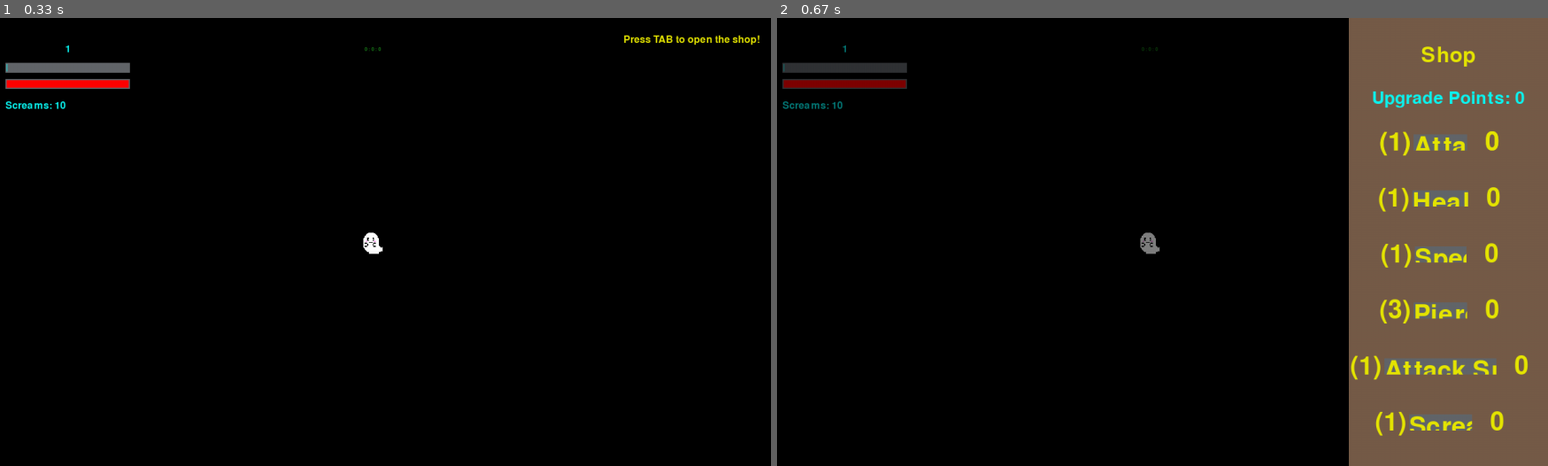
Above: before the commit, frames 1-2 (left to right).
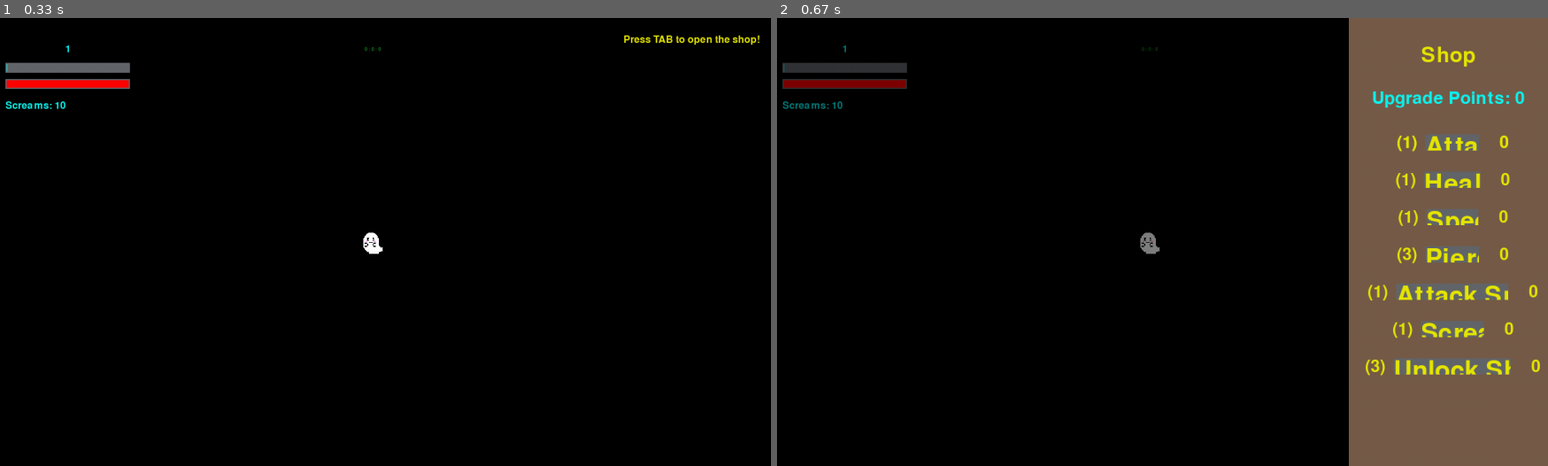
Above: after the commit, the same moments.

Repository: gamingkitty/Pygame-Projects
Game: pygame game, started from games/ghostGame/main_ghost_game.py
Same seed, same stepped clock (60 frames per second), same inputs: the game is played once before the commit and once after it.
Inputs:
- Up to frame 1 (0.33 s): no input
- Up to frame 2 (0.67 s): tap Tab at 0.33 s

Frame 1 is identical in both runs. In frame 2, 3.9% of the frame differs, in the area x 74-99%, y 25-94%.

Commit message:
Shop hud fixed with scale

Diff:
--- a/games/ghostGame/main_ghost_game.py
+++ b/games/ghostGame/main_ghost_game.py
@@ -84,13 +84,13 @@
 
     #shop items
     #price, price_increase, display_text, text_color, font_size, background_color, size, location, upgrade_type, upgrade_amount, max_amount
-    attack_upgrade = shopitem.ShopItem(1, 1, "Attack", YELLOW, 60, DARK_GRAY, (int(130 * screen_scaler), int(40 * screen_scaler)), (screen_width * 0.865, 200), "attack", 5, 15)
-    hp_upgrade = shopitem.ShopItem(1, 1, "Health", YELLOW, 60, DARK_GRAY, (int(135 * screen_scaler), int(40 * screen_scaler)), (screen_width * 0.865, 290), "hp", 50, 30)
-    speed_upgrade = shopitem.ShopItem(1, 2, "Speed", YELLOW, 60, DARK_GRAY, (int(125 * screen_scaler), int(40 * screen_scaler)), (screen_width * 0.865, 380), "speed", 1, 10)
-    pierce_upgrade = shopitem.ShopItem(3, 3, "Pierce", YELLOW, 60, DARK_GRAY, (int(130 * screen_scaler), int(40 * screen_scaler)), (screen_width * 0.865, 470), "pierce", 1, 5)
-    attack_speed_upgrade = shopitem.ShopItem(1, 1, "Attack Speed", YELLOW, 60, DARK_GRAY, (int(270 * screen_scaler), int(40 * screen_scaler)), (screen_width * 0.865, 560), "attack_speed", 5, 10)
-    bullets_upgrade = shopitem.ShopItem(1, 0, "Screams", YELLOW, 60, DARK_GRAY, (int(152 * screen_scaler), int(40 * screen_scaler)), (screen_width * 0.865, 650), "max_bullets", 10, 5)
-    shield_unlock_upgrade = shopitem.ShopItem(3, 0, "Unlock Shield", YELLOW, 60, DARK_GRAY, (int(282 * screen_scaler), int(40 * screen_scaler)), (screen_width * 0.865, 740), "shield_unlock", 2, 1)
+    attack_upgrade = shopitem.ShopItem(1, 1, "Attack", YELLOW, 60, DARK_GRAY, (int(130 * screen_scaler), int(40 * screen_scaler)), (screen_width * 0.88, 200), "attack", 5, 15)
+    hp_upgrade = shopitem.ShopItem(1, 1, "Health", YELLOW, 60, DARK_GRAY, (int(135 * screen_scaler), int(40 * screen_scaler)), (screen_width * 0.88, 200 + int(90 * screen_scaler)), "hp", 50, 30)
+    speed_upgrade = shopitem.ShopItem(1, 2, "Speed", YELLOW, 60, DARK_GRAY, (int(125 * screen_scaler), int(40 * screen_scaler)), (screen_width * 0.88, 200 + int(180 * screen_scaler)), "speed", 1, 10)
+    pierce_upgrade = shopitem.ShopItem(3, 3, "Pierce", YELLOW, 60, DARK_GRAY, (int(130 * screen_scaler), int(40 * screen_scaler)), (screen_width * 0.88, 200 + int(270 * screen_scaler)), "pierce", 1, 5)
+    attack_speed_upgrade = shopitem.ShopItem(1, 1, "Attack Speed", YELLOW, 60, DARK_GRAY, (int(270 * screen_scaler), int(40 * screen_scaler)), (screen_width * 0.88, 200 + int(360 * screen_scaler)), "attack_speed", 5, 10)
+    bullets_upgrade = shopitem.ShopItem(1, 0, "Screams", YELLOW, 60, DARK_GRAY, (int(152 * screen_scaler), int(40 * screen_scaler)), (screen_width * 0.88, 200 + int(450 * screen_scaler)), "max_bullets", 10, 5)
+    shield_unlock_upgrade = shopitem.ShopItem(3, 0, "Unlock Shield", YELLOW, 60, DARK_GRAY, (int(282 * screen_scaler), int(40 * screen_scaler)), (screen_width * 0.88, 200 + int(540 * screen_scaler)), "shield_unlock", 2, 1)
 
     #relics
     medpack_relic = relic.Relic(pygame.image.load("Sprites/Relics/medpackrelic.png"), (int(120 * screen_scaler), int(200 * screen_scaler)),
@@ -190,14 +190,14 @@
         SCREEN.blit(shop_surface, shop_rectangle)
         draw_text("Shop", YELLOW, 75, screen_width * 0.875, 60)
         draw_text("Upgrade Points: " + str(ghost_player.upgrade_points), BLUE, 63, screen_width * 0.875, 130)
-        attack_upgrade.load(SCREEN)
-        attack_upgrade.load(SCREEN)
-        hp_upgrade.load(SCREEN)
-        speed_upgrade.load(SCREEN)
-        pierce_upgrade.load(SCREEN)
-        attack_speed_upgrade.load(SCREEN)
-        bullets_upgrade.load(SCREEN)
-        shield_unlock_upgrade.load(SCREEN)
+        attack_upgrade.load(SCREEN, screen_scaler)
+        attack_upgrade.load(SCREEN, screen_scaler)
+        hp_upgrade.load(SCREEN, screen_scaler)
+        speed_upgrade.load(SCREEN, screen_scaler)
+        pierce_upgrade.load(SCREEN, screen_scaler)
+        attack_speed_upgrade.load(SCREEN, screen_scaler)
+        bullets_upgrade.load(SCREEN, screen_scaler)
+        shield_unlock_upgrade.load(SCREEN, screen_scaler)
 
     move_left = False
     move_right = False
--- a/games/ghostGame/shopitem.py
+++ b/games/ghostGame/shopitem.py
@@ -2,8 +2,8 @@
 import button
 
 
-def draw_text(text, color, size, x, y, SCREEN, aligned="center"):
-    font = pygame.font.Font(None, size)
+def draw_text(text, color, size, x, y, SCREEN, screen_scaler, aligned="center"):
+    font = pygame.font.Font(None, int(size * screen_scaler))
     text_surface = font.render(text, True, color)
     text_rect = text_surface.get_rect()
     if aligned == "center":
@@ -38,11 +38,11 @@
         self.button = button.Button(item_image, size, location)
         self.bought = 0
 
-    def load(self, SCREEN):
+    def load(self, SCREEN, screen_scaler):
         self.button.load(SCREEN)
-        draw_text(str(self.bought), self.text_color, self.font_size, self.location[0] + 40 + self.size[0]/2, self.location[1], SCREEN)
+        draw_text(str(self.bought), self.text_color, self.font_size, self.location[0] + 40 + self.size[0]/2, self.location[1], SCREEN, screen_scaler)
         if not self.maxed:
-            draw_text("(" + str(self.price) + ")", self.text_color, self.font_size, self.location[0] - 30 - self.size[0]/2, self.location[1], SCREEN)
+            draw_text("(" + str(self.price) + ")", self.text_color, self.font_size, self.location[0] - 30 - self.size[0]/2, self.location[1], SCREEN, screen_scaler)
 
     def buy(self, player):
         if self.upgrade_type == "hp":
